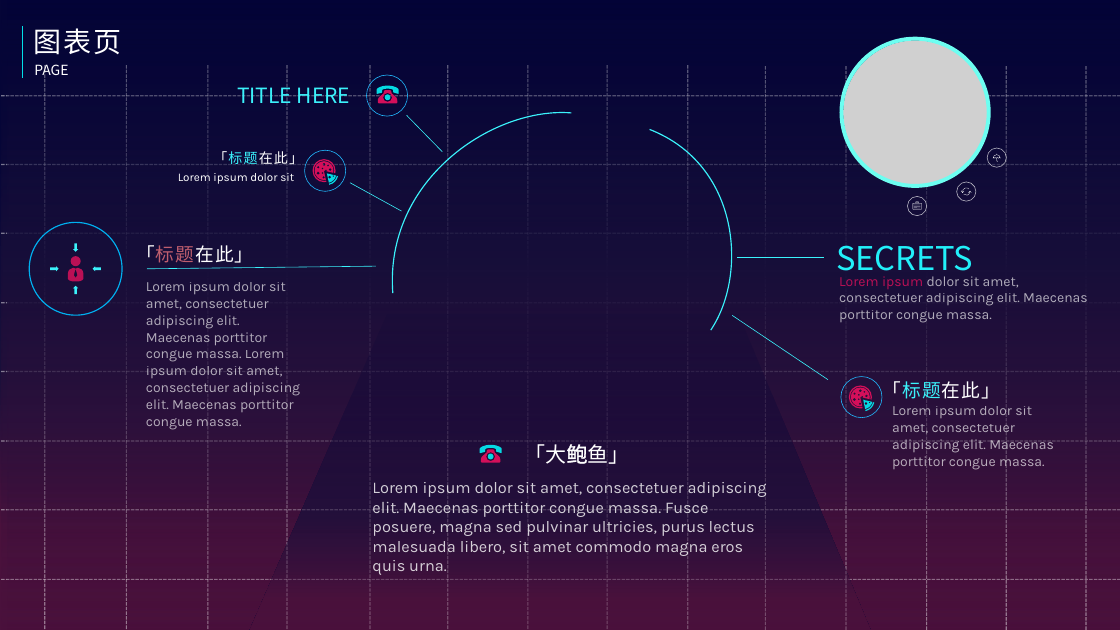
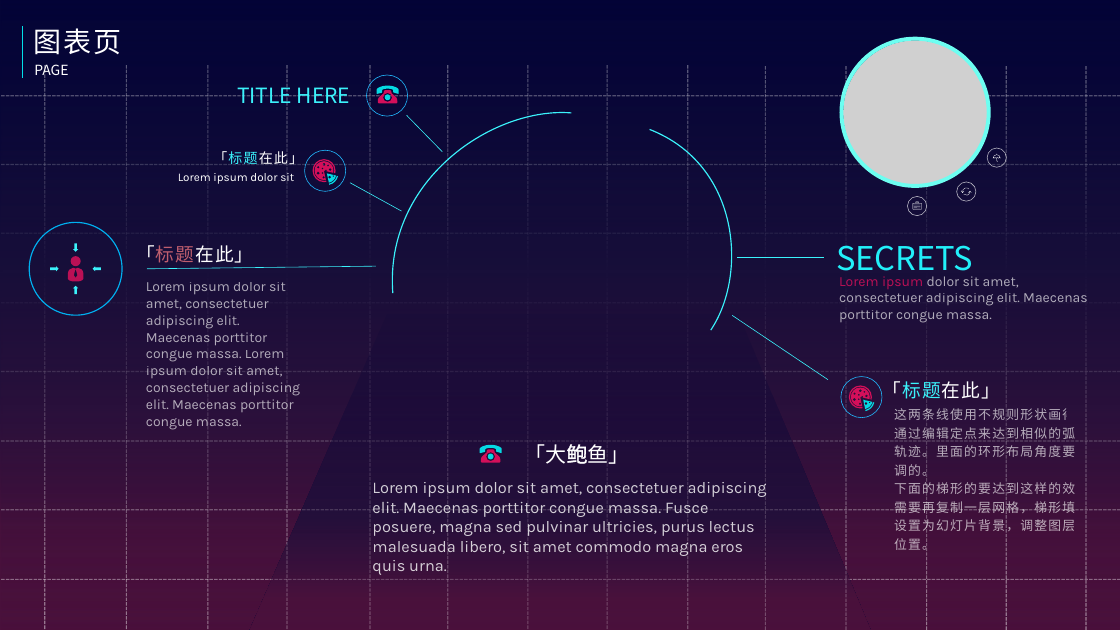
Before and after one commit to NewOrForever/AI_for_design_Study, a slide deck: slide 16 of 想象力_mock.pptx. Drawn at 1120x630 pixels with LibreOffice and Linux fonts; fonts in the diff are those of the drawing; grey boxes stand for pictures; background and template pictures are left out. Boxes give left, top, right and bottom in pixels: in the first picture for what was removed or moved away, otherwise in the second. Text is boxed around its words. In the diff, an @@ line names an element or a change of style, - is before the commit and + after.

```diff
--- a/想象力_mock.pptx
+++ b/想象力_mock.pptx
@@ rectangle: place and size @@
-rectangle at <box>7,0,1120,629</box>
+rectangle at <box>0,1,1120,630</box>
@@ text at <box>894,408,1089,553</box>: text changed; size 12 to 11 pt; font Karla to Noto Sans CJK SC @@
-Lorem ipsum dolor sit amet, consectetuer adipiscing elit. Maecenas porttitor congue massa.
+这两条线使用不规则形状画得，通过编辑定点来达到相似的弧度轨迹。里面的环形布局角度要要调的。
+下面的梯形的要达到这样的效果需要再复制一层网格，梯形填充设置为幻灯片背景，调整图层的位置。
```
Also in this commit, not shown: 3 other slides changed.
